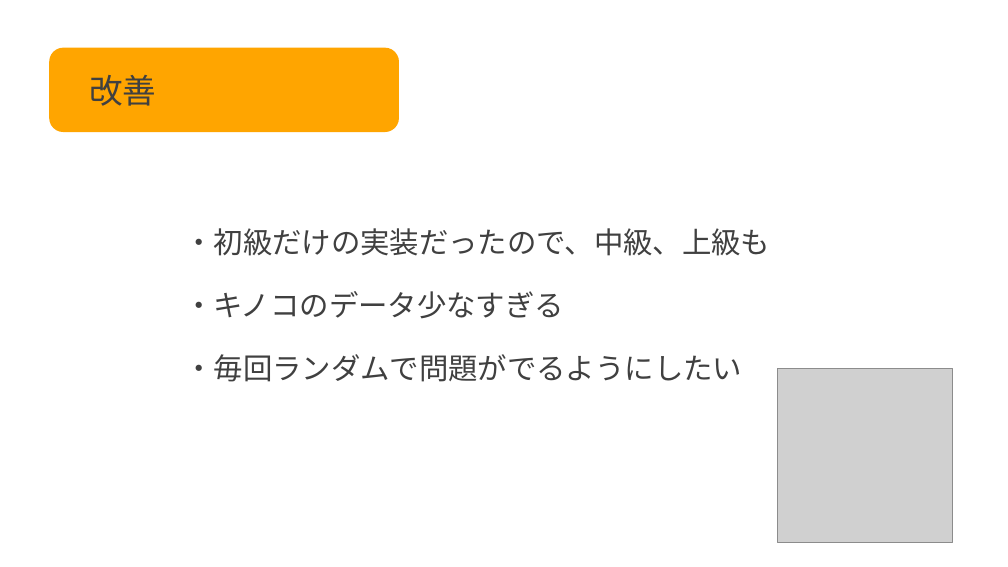
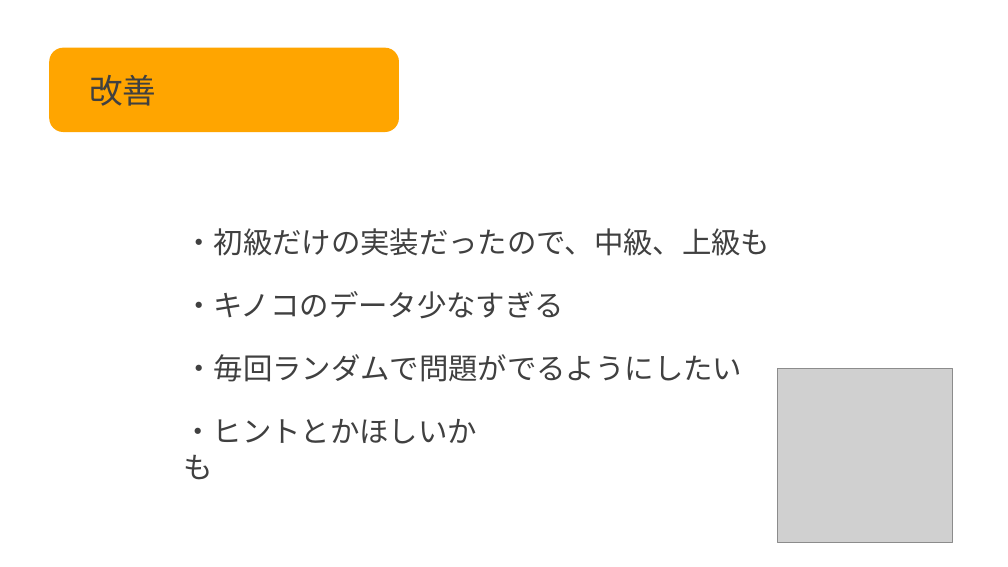
Before and after one commit to ayasa06/flutter-mobile-app, a slide deck: slide 6 of Flutter開発.pptx. Drawn at 1008x567 pixels with LibreOffice and Linux fonts; fonts in the diff are those of the drawing; grey boxes stand for pictures. Boxes give left, top, right and bottom in pixels: in the first picture for what was removed or moved away, otherwise in the second. Text is boxed around its words. In the diff, an @@ line names an element or a change of style, - is before the commit and + after.

```diff
--- a/Flutter開発.pptx
+++ b/Flutter開発.pptx
@@ text added at [183,419,477,444], 28 pt, text #404040 @@
+・ヒントとかほしいかも
```
